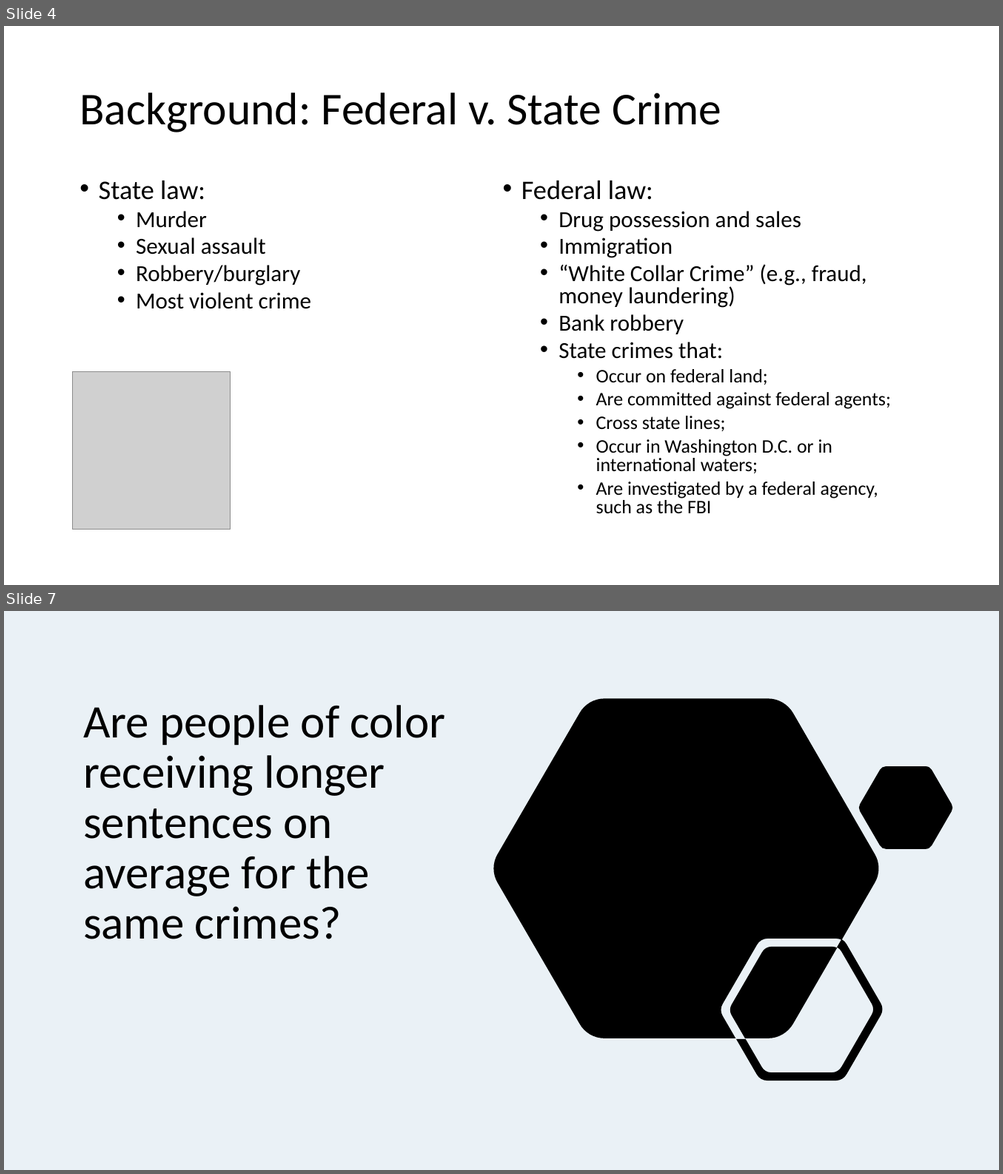
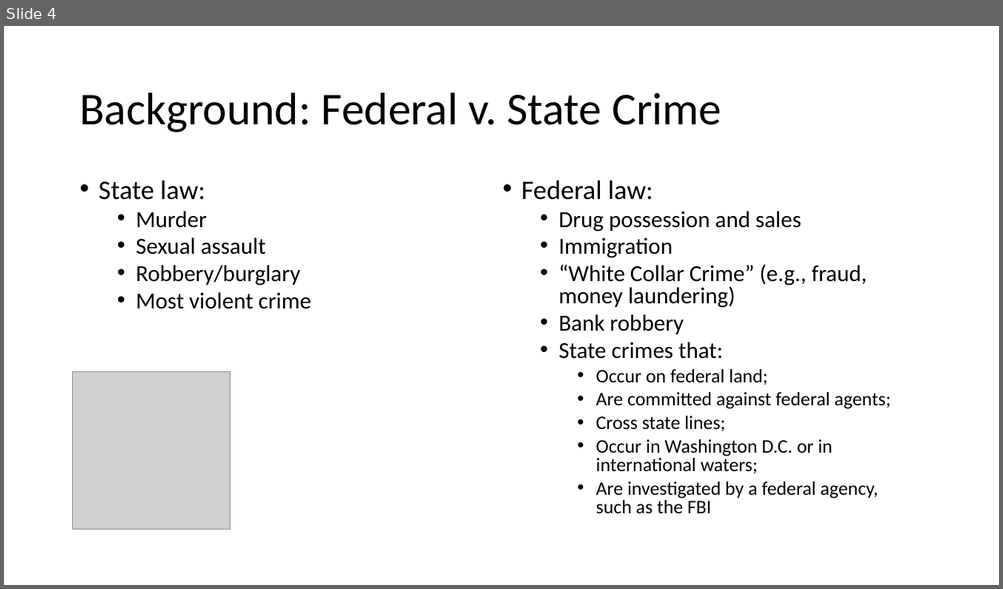
Before and after one commit to jenwhitson/sentencing_project, a slide deck: Presentation.pptx. Shown one above the other, each under a label of ours: slides 4 and 7 before the commit, slide 4 after it; the slides between them are not shown. The pictures are 1003x1174 and 1003x589 pixels, drawn with LibreOffice and Linux fonts; fonts in the diff are those of the drawing; grey boxes stand for pictures. Boxes give left, top, right and bottom in pixels: in the first picture for what was removed or moved away, otherwise in the second. Text is boxed around its words. In the diff, an @@ line names an element or a change of style, - is before the commit and + after.

Commit message:
updated titles for presentation

```diff
--- a/Presentation.pptx
+++ b/Presentation.pptx
@@ slide 7 removed at box(4, 611, 999, 1170), background #EAF1F6 @@
@@ freeform shape removed at box(493, 698, 952, 1081) @@
@@ title removed at box(83, 705, 446, 940) @@
-Are people of color receiving longer sentences on average for the same crimes?
```
Also in this commit, not shown: 7 slides changed, 3 slides added, 1 other slide removed.
